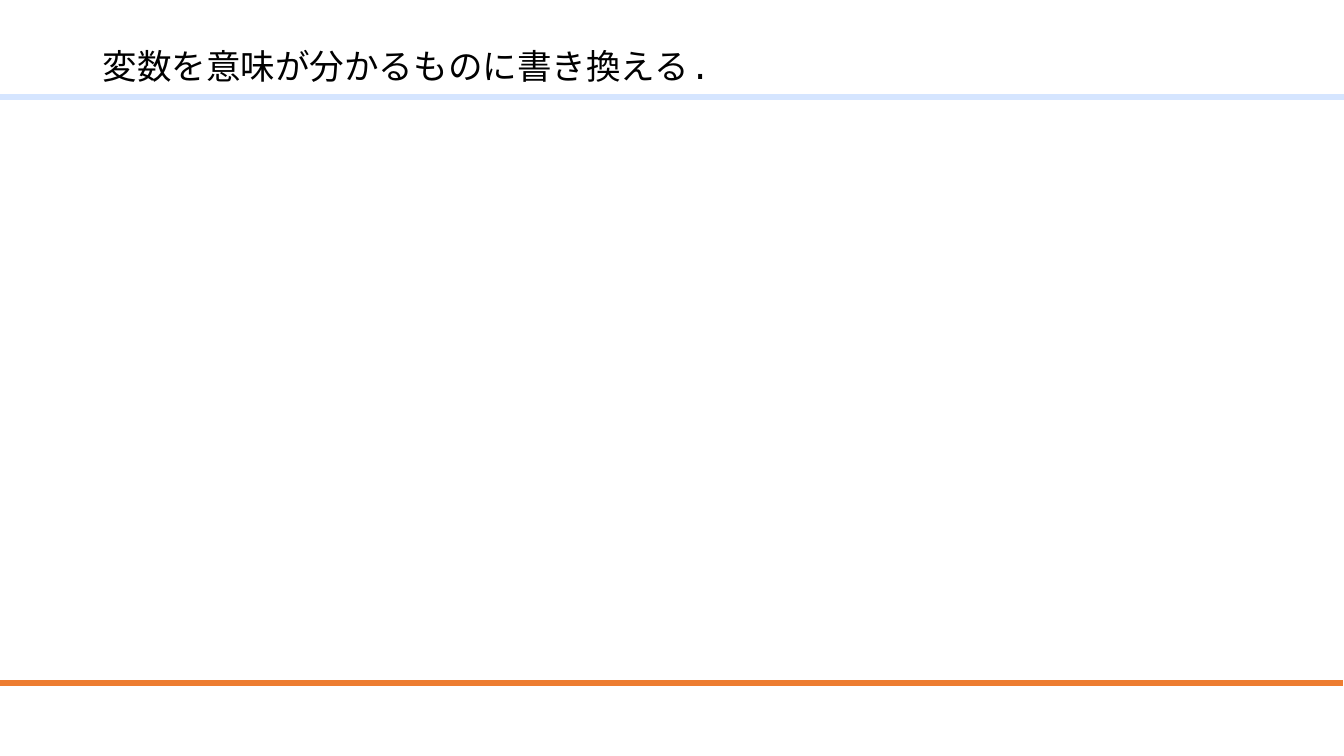
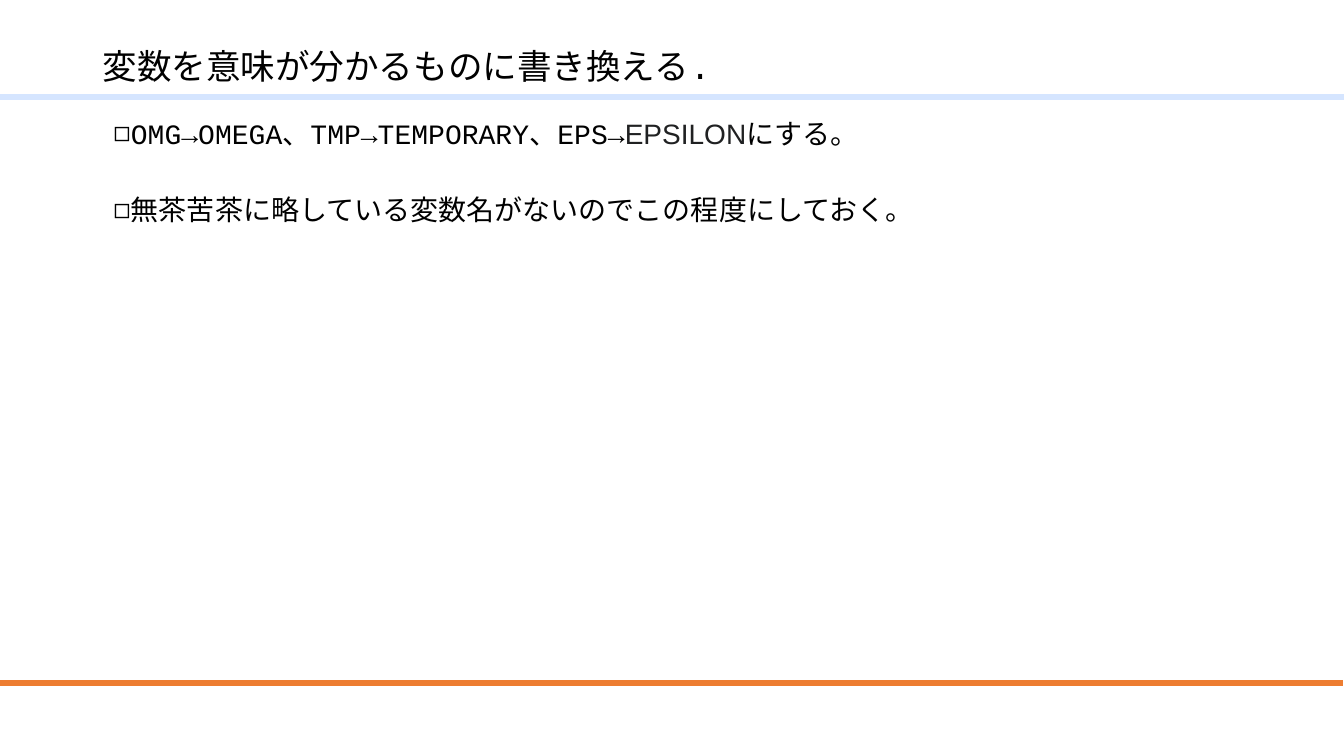
Before and after one commit to mmer547/ModernFortranLocalUserGroup, a slide deck: slide 44 of ModernFortran.f10/20210724_リファクタリング.pptx. Drawn at 1344x756 pixels with LibreOffice and Linux fonts; fonts in the diff are those of the drawing; background and template pictures are left out. Boxes give left, top, right and bottom in pixels: in the first picture for what was removed or moved away, otherwise in the second. Text is boxed around its words. In the diff, an @@ line names an element or a change of style, - is before the commit and + after.

```diff
--- a/ModernFortran.f10/20210724_リファクタリング.pptx
+++ b/ModernFortran.f10/20210724_リファクタリング.pptx
@@ text added at <box>131,124,914,223</box>, 20 pt, text #000000 @@
+◻ OMG→OMEGA、TMP→TEMPORARY、EPS→EPSILONにする。
+◻ 無茶苦茶に略している変数名がないのでこの程度にしておく。
```
Also in this commit, not shown: 2 other slides changed, 1 other file.
